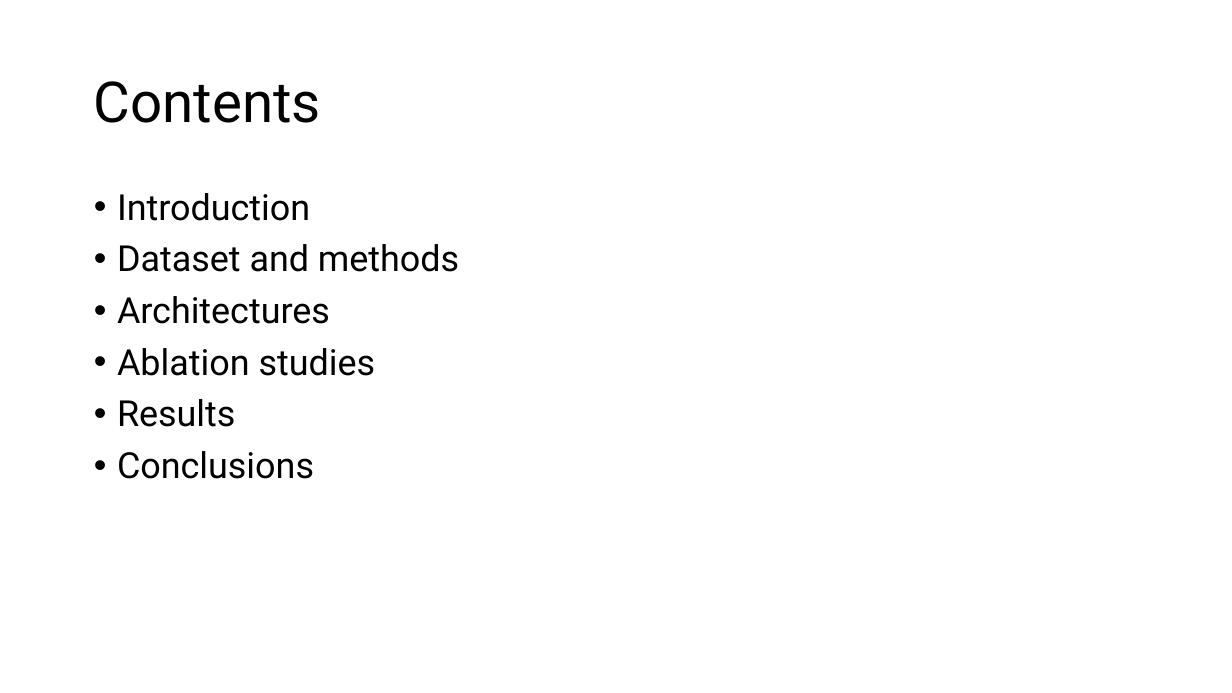
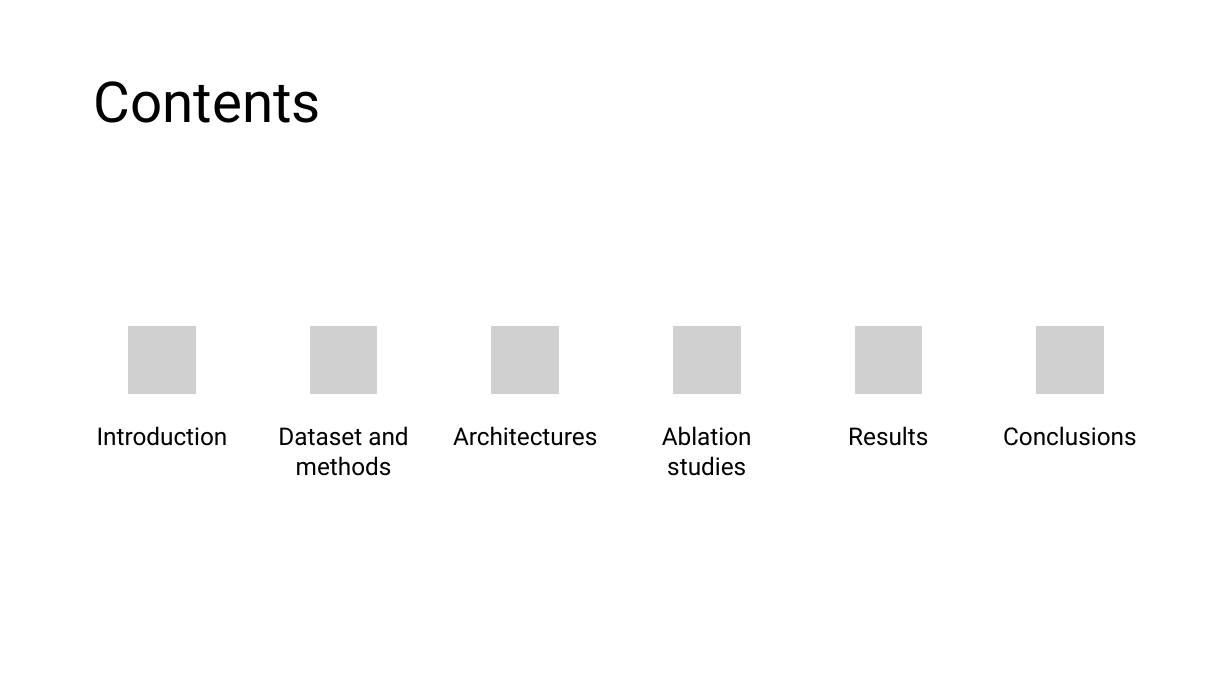
Before and after one commit to somecomfyguy/Project_IA2, a slide deck: slide 2 of meche_mircea_project_ia2.pptx. Drawn at 1232x693 pixels with LibreOffice and Linux fonts; fonts in the diff are those of the drawing; grey boxes stand for pictures. Boxes give left, top, right and bottom in pixels: in the first picture for what was removed or moved away, otherwise in the second. Text is boxed around its words. In the diff, an @@ line names an element or a change of style, - is before the commit and + after.

```diff
--- a/meche_mircea_project_ia2.pptx
+++ b/meche_mircea_project_ia2.pptx
@@ text removed at [117, 193, 459, 479] @@
-• Introduction
-• Dataset and methods
-• Architectures
-• Ablation studies
-• Results
-• Conclusions
@@ group added at [97, 325, 1137, 476]: 6 pictures, 6 texts @@
+Introduction
+Dataset and methods
+Architectures
+Ablation studies
+Results
+Conclusions
```
Also in this commit, not shown: 3 other slides changed, 7 slides added, 3 slides removed, 1 other file.
